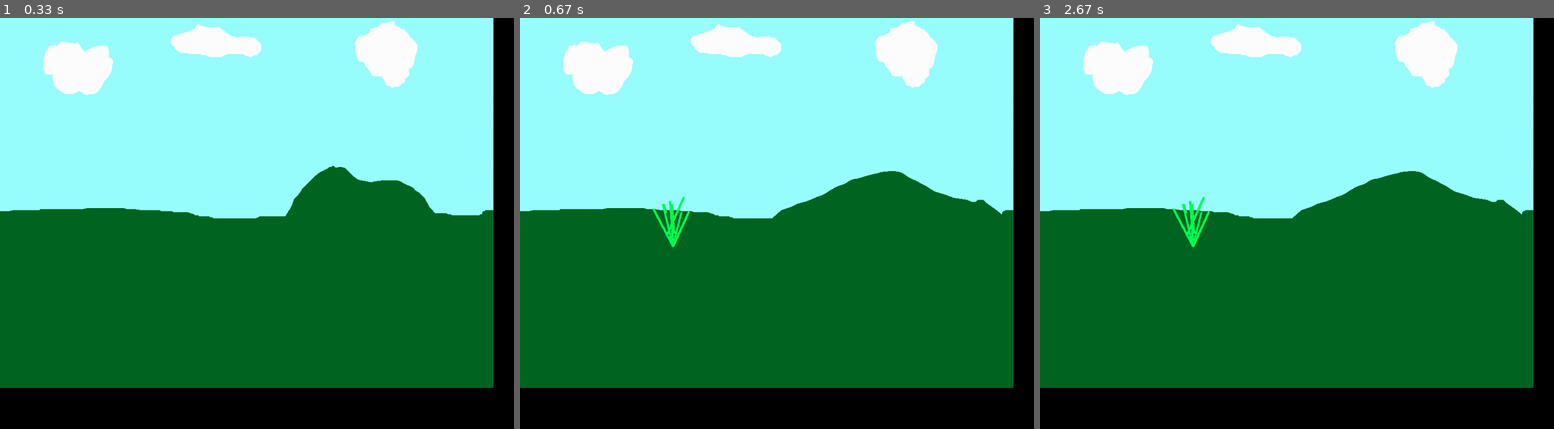
Above: before the commit, frames 1-3 (left to right).
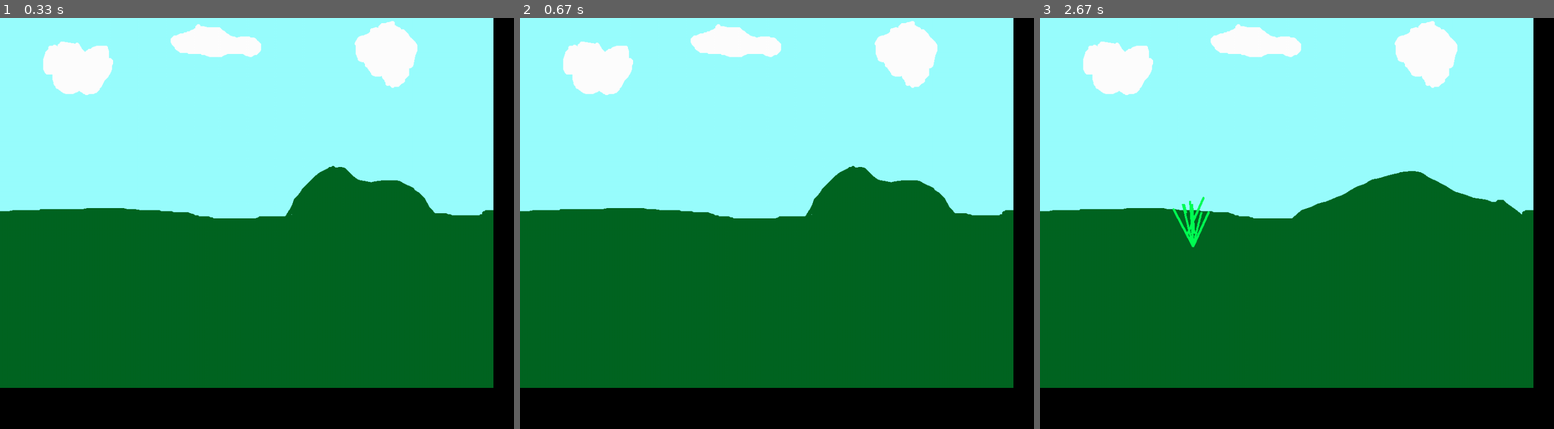
Above: after the commit, the same moments.

Repository: sbkhvdsanjlfdanbl/The-Quest-of-Space-Lizard
Game: pygame game, started from Map Swap Test.py
Same seed, same stepped clock (60 frames per second), same inputs: the game is played once before the commit and once after it.
Inputs:
- Up to frame 1 (0.33 s): no input
- Up to frame 2 (0.67 s): hold Right from 0.33 s (still down)
- Up to frame 3 (2.67 s): release Right at 0.8 s; hold Left 1.33-1.87 s; hold Right from 2.4 s (still down)

Frame 1 is identical in both runs. In frame 2, 1.2% of the frame differs, in the area x 25-94%, y 35-56%; in frame 3, nothing differs.

Commit message:
Add files via upload

Diff:
--- a/Map Swap Test.py
+++ b/Map Swap Test.py
@@ -31,9 +31,9 @@
                 quitGame()
         keys = pygame.key.get_pressed()
         if keys[pygame.K_RIGHT]:
-            if SCREEN1 == False:
-                SCREEN1 = True
-                SCREEN.blit(SecondScreen, (0,0))
+            LoadedScreen()
+        elif keys[pygame.K_LEFT]:
+            SCREEN2 = True
         pygame.display.update()
         clock.tick(60)
 
@@ -41,4 +41,11 @@
     pygame.quit()
     quit()
 
+def LoadedScreen():
+    global SCREEN2
+    if SCREEN2 == False:
+        SCREEN.blit(initialScreen, (0,0))
+    elif SCREEN2 == True:
+        SCREEN.blit(SecondScreen, (0,0))
+
 gameLoop()
--- a/THe quest.py
+++ b/THe quest.py
@@ -17,8 +17,15 @@
 SCREEN = pygame.display.set_mode((WIDTH,HEIGHT))
 pygame.display.set_caption("The Quest of Space Lizard 21")
 clock = pygame.time.Clock()
+
 MenuScreen = pygame.image.load("TitleScreen.png")
 MenuScreen = pygame.transform.scale(MenuScreen, (WIDTH, HEIGHT))
+initialScreen = pygame.image.load("land.png")
+initialScreen = pygame.transform.scale(initialScreen, (WIDTH, HEIGHT))
+SecondScreen = pygame.image.load("land2.png")
+SecondScreen = pygame.transform.scale(SecondScreen, (WIDTH, HEIGHT))
+SCREEN2 = False
+
 image1 = pygame.image.load("Walking6.png")
 image2 = pygame.image.load("Walking5.png")
 image3 = pygame.image.load("Walking4.png")
@@ -26,9 +33,11 @@
 image5 = pygame.image.load("Walking2.png")
 image6 = pygame.image.load("Walking1.png")
 SpaceLizard1 = pygame.image.load("normal.png")
+
 Sword = pygame.image.load("Sword.png") ##52*68
 Sword = pygame.transform.scale(Sword, (50, 50))
 SwordBack = pygame.transform.flip(Sword, True, False)
+
 Displacement = 0
 
 SpaceLizardConstant = Pyganim.PygAnimation([("normal.png", 1)])
@@ -42,7 +51,7 @@
                                         ("Walking2.png", 0.1),
                                         ("Walking3.png", 0.1),
                                         ("Walking4.png", 0.1),
-                                       ("Walking5.png", 0.1),
+                                        ("Walking5.png", 0.1),
                                         ("Walking6.png", 0.1)])
 
 image1 = pygame.transform.flip(image1, True, False)
@@ -92,18 +101,25 @@
         pygame.display.update()
 
 def gameLoop():
+    global SCREEN2
     Forwards = True
     playing = True
+    SCREEN.fill(WHITE)
+    LoadedScreen()
     while playing == True:
         for event in pygame.event.get():
             if event.type == pygame.QUIT:
                 quitGame()
-        SCREEN.fill(WHITE)
+        LoadedScreen()
         keys = pygame.key.get_pressed()
         if PlayerLoc[0] <= 13:
             PlayerLoc[0] = 13
+            SCREEN2 = False
+            PlayerLoc[0] = 980
         elif PlayerLoc[0] >= 987:
             PlayerLoc[0] = 987
+            SCREEN2 = True
+            PlayerLoc[0] = 100
         if keys[pygame.K_RIGHT]:
             Forwards = True
             F_Walk(PlayerLoc[0],PlayerLoc[1])
@@ -169,7 +185,7 @@
     yVal = int(playerY)
     for y in range(0,2):
         PlayerLoc.remove(PlayerLoc[0])
-    SCREEN.fill(WHITE)
+    LoadedScreen()
     xVal += 5
     SpaceLizardAnim.blit(SCREEN, (xVal, yVal))
     SwordConstant.blit(SCREEN, ((xVal+13), yVal))
@@ -182,7 +198,7 @@
     yVal = int(playerY)
     for x in range(0,2):
         PlayerLoc.remove(PlayerLoc[0])
-    SCREEN.fill(WHITE)
+    LoadedScreen()
     xVal -= 5
     SpaceLizardBack.blit(SCREEN, (xVal, yVal))
     SwordBackConstant.blit(SCREEN, ((xVal-13), yVal))
@@ -192,7 +208,7 @@
 def Up_Move(playerY, Forwards):
     global Displacement
     for x in range (0,5):
-        SCREEN.fill(WHITE)
+        LoadedScreen()
         playerY -= 5
         PlayerLoc[1] = playerY
         Displacement = Displacement + 1
@@ -206,7 +222,7 @@
 def GravityEffect(playerY, Forwards):
     global Displacement
     for x in range(0,5):
-        SCREEN.fill(WHITE)
+        LoadedScreen()
         playerY += 5
         PlayerLoc[1] = playerY
         Displacement = Displacement - 1
@@ -217,5 +233,12 @@
             SpaceLizardBack.blit(SCREEN, (PlayerLoc[0], playerY))
             SwordBackConstant.blit(SCREEN, ((PlayerLoc[0]-13), playerY))
 
+def LoadedScreen():
+    global SCREEN2
+    if SCREEN2 == False:
+        SCREEN.blit(initialScreen, (0,0))
+    elif SCREEN2 == True:
+        SCREEN.blit(SecondScreen, (0,0))
+
 
 menuLoop()
